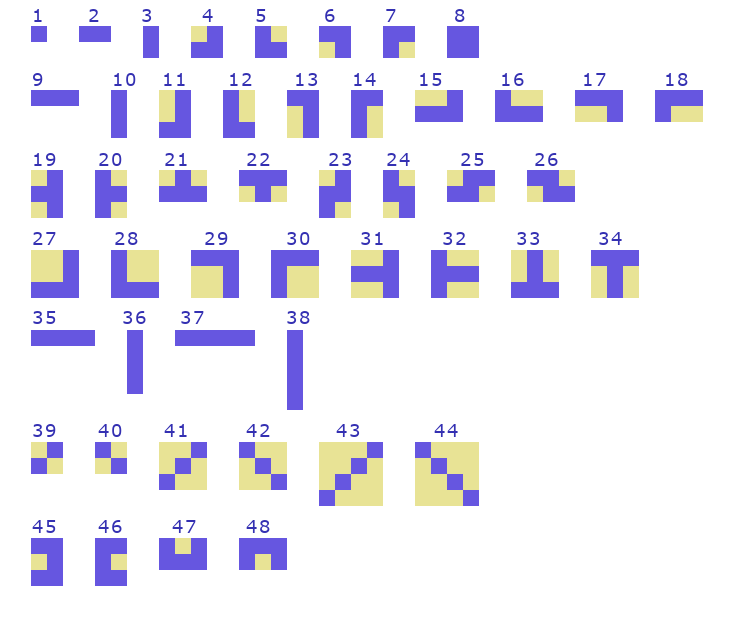
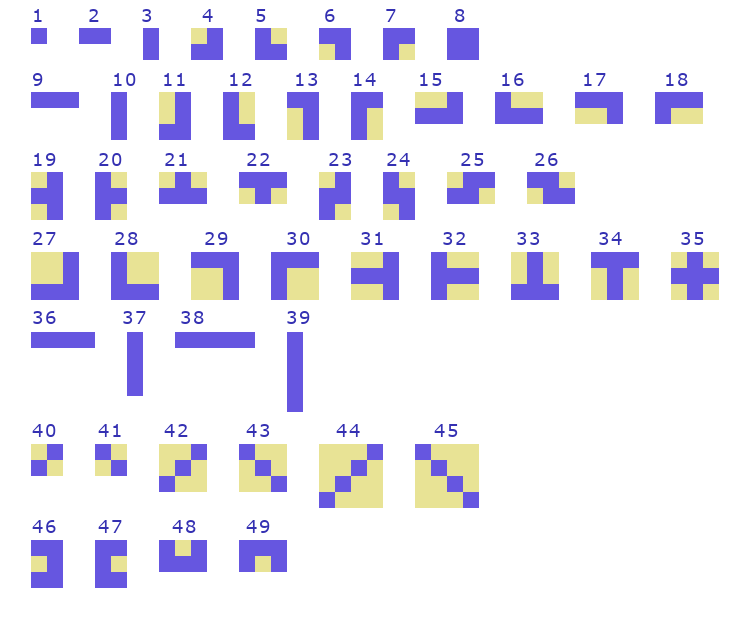
Comparing the layer stacks of the two 736×625 images. Changes:
renamed "45 46 47 48" to "46 47 48 49", painted on it over [46, 520, 270, 533]
renamed "39 40 41 42 ..." to "40 41 42 43 ...", painted on it over [32, 424, 458, 437]
renamed "35 36 37 38" to "36 37 38 39", painted on it over [46, 311, 310, 324]
painted on "27 28 29 30..." over [681, 232, 704, 245]
added layer "Cattura.PNG #1" above "pezzi.PNG" over [31, 26, 719, 588]
